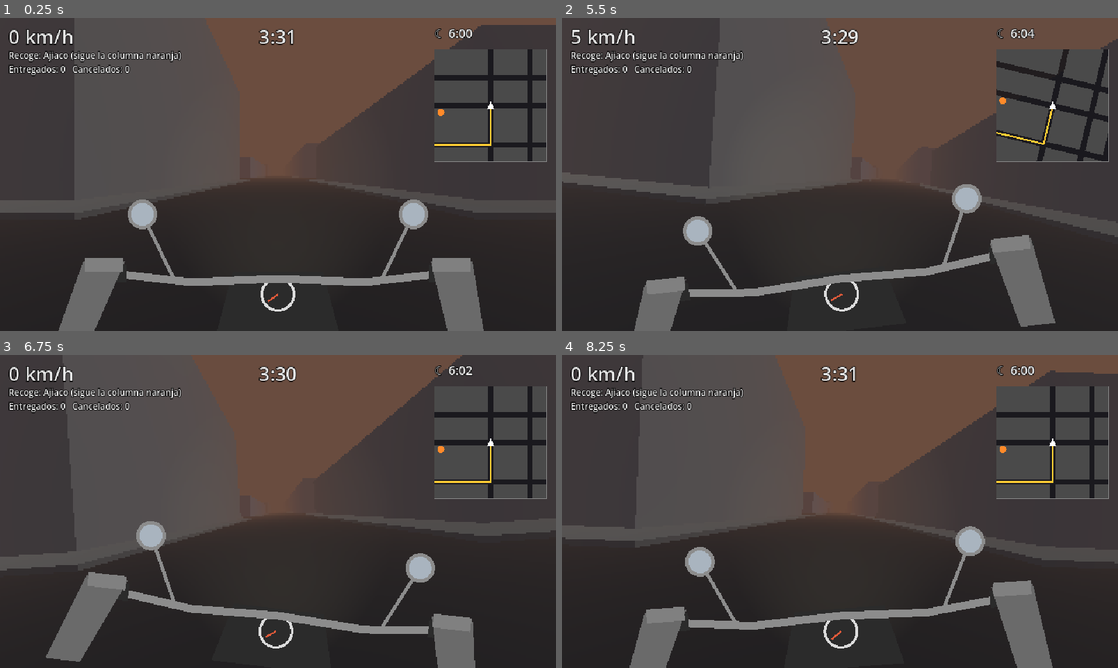
Above: before the commit, frames 1-4 (two rows, left to right).
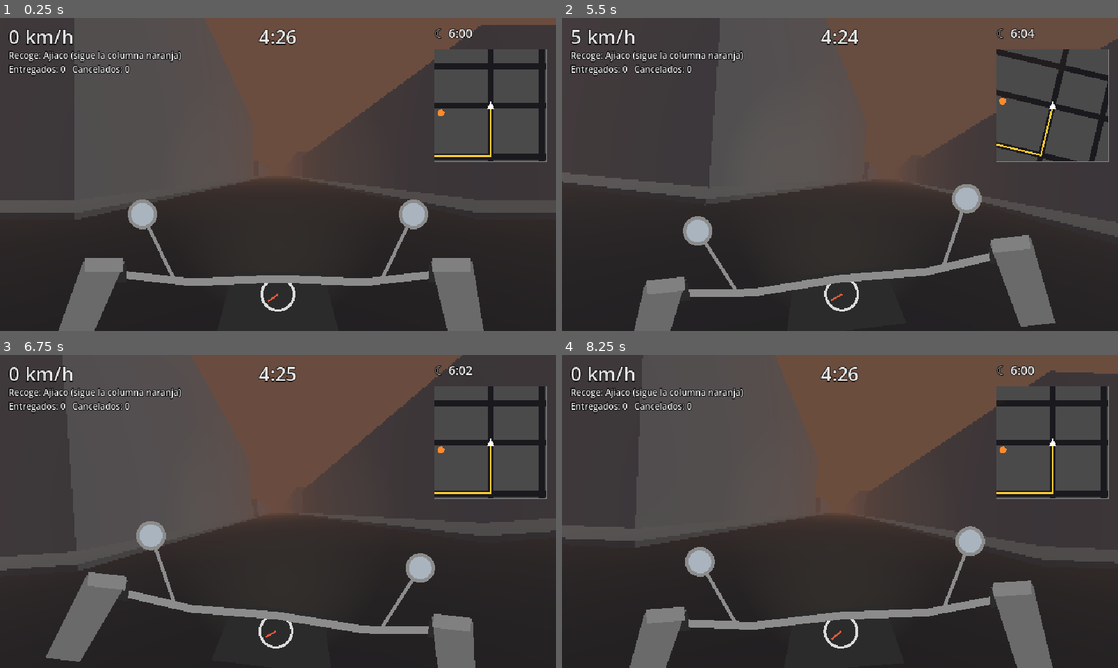
Above: after the commit, the same moments.

Repository: martinotomo/DELIVERY-EXPRESS-VENECA
Game: Godot game, scene res://scenes/main.tscn
Same seed, same stepped clock (60 frames per second), same inputs: the game is played once before the commit and once after it.
Inputs:
- Up to frame 1 (0.25 s): no input
- Up to frame 2 (5.5 s): tap Enter (continuar) at 0.5, 1.35, 3.6 s; hold Right (derecha) 0.53-1.28 s; hold Up (acelerar) 0.53-1.28 s; hold Left (izquierda) 1.28-2.03 s; hold Down (frenar) 2.03-2.78 s; hold Right (derecha) 2.03-3.53 s; tap Up (acelerar) at 2.85 s; hold Left (izquierda) from 3.53 s (still down); tap Down (frenar) at 4.35 s; hold Up (acelerar) from 5.03 s (still down)
- Up to frame 3 (6.75 s): release Left (izquierda) at 5.78 s; release Up (acelerar) at 5.78 s; hold Right (derecha) from 5.78 s (still down); tap Enter (continuar) at 5.85 s; hold Down (frenar) from 6.53 s (still down)
- Up to frame 4 (8.25 s): release Down (frenar) at 7.28 s; tap Up (acelerar) at 7.35 s; release Right (derecha) at 8.03 s; hold Left (izquierda) from 8.03 s (still down); tap Enter (continuar) at 8.1 s

The runs differ from the first frame. In frame 1, 2.1% of the frame differs, in the area x 46-99%, y 3-46%; in frame 2, 1.9%; in frame 3, 2.1%; in frame 4, 2.1%.

Commit message:
Alinear el prototipo con DISENO.md: cuadras de 60 a 160 m y golpe leve
Las cuadras van de 0,6 a 1,6 veces la cuadra de 100 m (DISENO §6). Tocar el
andén despacio avisa un «golpe» (con enfriamiento) para la queja del
domiciliario, y se suman frases del documento de diseño.

Diff:
--- a/scripts/ciudad.gd
+++ b/scripts/ciudad.gd
@@ -31,12 +31,12 @@
 			alturas.append(rng.randf_range(6.0, 12.0) if rng.randf() < 0.6 else rng.randf_range(12.0, 45.0))
 
 
-## Mezcla de cuadras cortas, medianas y largas (en metros, enteros).
+## Mezcla de cuadras cortas, medianas y largas: 0,6 a 1,6 veces la cuadra normal de 100 m (DISENO §6).
 func _tamanos(rng: RandomNumberGenerator, n: int) -> Array[float]:
 	var r: Array[float] = []
 	for k in n:
 		var d := rng.randf()
-		var v := rng.randf_range(35.0, 60.0) if d < 0.35 else (rng.randf_range(60.0, 100.0) if d < 0.8 else rng.randf_range(100.0, 150.0))
+		var v := rng.randf_range(60.0, 85.0) if d < 0.35 else (rng.randf_range(85.0, 120.0) if d < 0.8 else rng.randf_range(120.0, 160.0))
 		r.append(float(roundi(v)))
 	return r
 
--- a/scripts/moto_logic.gd
+++ b/scripts/moto_logic.gd
@@ -4,6 +4,7 @@
 
 signal estrellado(mensaje: String)
 signal casi(tipo: String)
+signal golpe # tocó el andén despacio: solo queja
 
 const MENSAJES := preload("res://scripts/mensajes.gd")
 
@@ -22,6 +23,7 @@
 var derrapando := false
 var estado := RODANDO
 var _enfriar_casi := 0.0
+var _enfriar_golpe := 0.0
 
 
 func setup(p_moto: Dictionary, p_ciudad, p_pos: Vector2, p_rumbo: float) -> void:
@@ -33,6 +35,7 @@
 	derrapando = false
 	estado = RODANDO
 	_enfriar_casi = 0.0
+	_enfriar_golpe = 0.0
 
 
 func direccion() -> Vector2:
@@ -69,6 +72,7 @@
 		derrapando = true
 	rumbo += omega * dt
 
+	_enfriar_golpe = maxf(_enfriar_golpe - dt, 0.0)
 	var nueva := pos + direccion() * vel * dt
 	var d: float = ciudad.distancia_anden(nueva)
 	if d <= float(moto.radio):
@@ -77,6 +81,9 @@
 			estado = ESTRELLADA
 			estrellado.emit(MENSAJES.muerte_curva(moto.nombre))
 		else:
+			if vel > 0.5 and _enfriar_golpe <= 0.0:
+				_enfriar_golpe = CASI_ENFRIAR
+				golpe.emit()
 			vel = 0.0 # topó el andén despacio: se queda ahí
 		return
 	pos = nueva
--- a/scripts/partida.gd
+++ b/scripts/partida.gd
@@ -1,7 +1,7 @@
 extends RefCounted
 ## Una jornada de domiciliario: recoger, entregar, otro pedido... hasta que la fe supere al agarre.
 
-signal evento(nombre: String)       # recogido, entregado, cancelado, casi, estrellado
+signal evento(nombre: String)       # recogido, entregado, cancelado, casi, golpe, estrellado
 signal terminada_por(mensaje: String)
 
 const CIUDAD := preload("res://scripts/ciudad.gd")
@@ -39,6 +39,7 @@
 	moto.setup(MOTOS.get_moto(MOTOS.MOTO_INICIAL), ciudad, ciudad.cruce(20, 40), 0.0)
 	moto.estrellado.connect(_al_estrellarse)
 	moto.casi.connect(func(_tipo): evento.emit("casi"))
+	moto.golpe.connect(func(): evento.emit("golpe"))
 	_nuevo_pedido()
 
 
--- a/scripts/voces.gd
+++ b/scripts/voces.gd
@@ -14,9 +14,15 @@
 		"Llegamos vivos, chamo. Eso ya es ganancia.",
 	],
 	"casi": [
+		"¡Na' guará, casi!",
+		"Fe, mi pana, pura fe.",
 		"¡Chamo, casi te matas, vale!",
 		"¡Épale, épale! Frena esa burra, mi pana.",
 		"¡Qué molleja, casi besas el andén!",
+	],
+	"golpe": [
+		"¡Epa, epa! Eso no pasó.",
+		"Tranquilo, mi pana, que el andén no se movió.",
 	],
 	"cancelado": [
 		"Chamo, el cliente canceló. Te tocó comértelo a ti.",
--- a/tests/test_ciudad.gd
+++ b/tests/test_ciudad.gd
@@ -17,12 +17,14 @@
 	var cortas := 0
 	var largas := 0
 	for l in c.largos:
-		if l < 60.0:
+		if l < 80.0:
 			cortas += 1
-		if l > 100.0:
+		if l > 125.0:
 			largas += 1
 	t.check(cortas >= 5 and largas >= 5, "hay cuadras cortas (%d) y largas (%d)" % [cortas, largas])
 	t.check(c.parques.size() > 0, "hay parques entre los edificios")
+	var todos: Array = c.anchos + c.largos
+	t.check(todos.min() >= 60.0 and todos.max() <= 160.0, "cuadras entre 0,6 y 1,6 veces 100 m (DISENO §6)")
 
 	# Misma semilla, misma ciudad; otra semilla, otra ciudad.
 	var c2 = CIUDAD.new(1234)
--- a/tests/test_moto.gd
+++ b/tests/test_moto.gd
@@ -65,6 +65,8 @@
 
 	# Contra el andén a paso de peatón: se frena, no se mata.
 	m = _nueva()
+	var golpes := [0]
+	m.golpe.connect(func(): golpes[0] += 1)
 	m.pos = ciudad.punto_frente_a(4, 6)
 	m.rumbo = PI / 2.0
 	m.vel = 1.5
@@ -73,6 +75,8 @@
 		m.vel = maxf(m.vel, 1.5)
 	t.check_eq(m.estado, MOTO.RODANDO, "al andén a 5 km/h no se mata")
 	t.check(not ciudad.en_anden(m.pos, 0.0), "y no se mete en la cuadra")
+	t.check(golpes[0] >= 1, "el golpe leve con el andén avisa (para la queja)")
+	t.check(golpes[0] <= 6, "y no repite la queja en cada fotograma (%d en 20 s)" % golpes[0])
 
 	# Casi me mato: pasar raspando el andén rápido avisa una sola vez seguida.
 	m = _nueva()
--- a/tests/test_voces.gd
+++ b/tests/test_voces.gd
@@ -5,7 +5,7 @@
 
 
 func run(t) -> void:
-	for e in ["recogido", "entregado", "casi", "cancelado", "estrellado"]:
+	for e in ["recogido", "entregado", "casi", "golpe", "cancelado", "estrellado"]:
 		t.check(VOCES.FRASES.has(e) and VOCES.FRASES[e].size() >= 2, "hay al menos 2 frases para «%s»" % e)
 	var v = VOCES.new(7)
 	var a: String = v.frase("casi")
